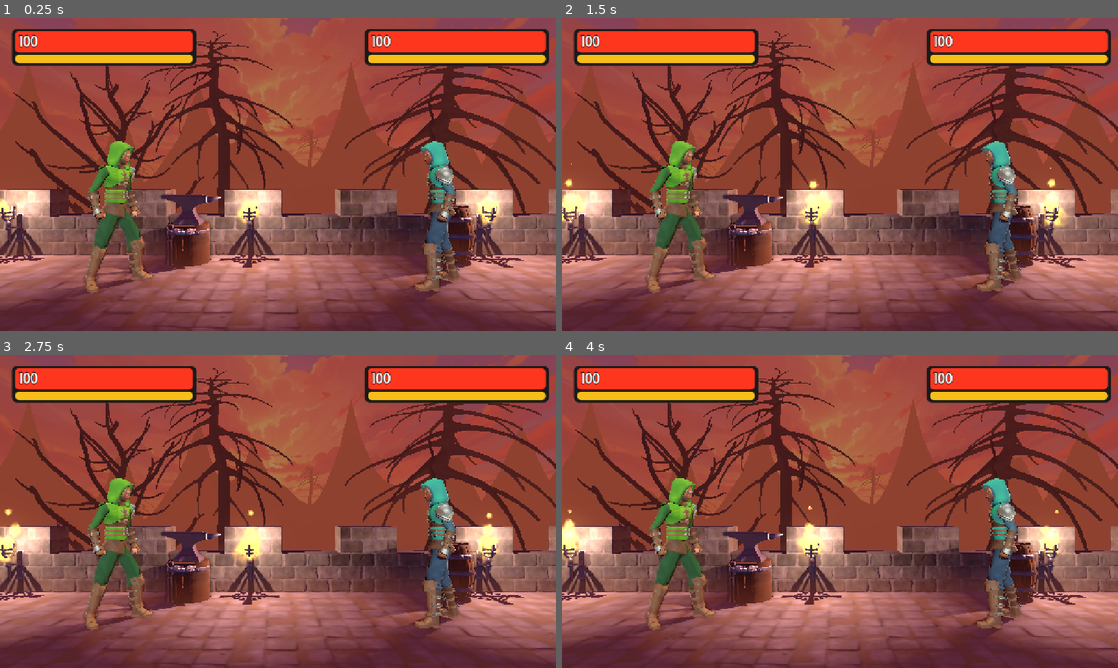
Above: before the commit, frames 1-4 (two rows, left to right).
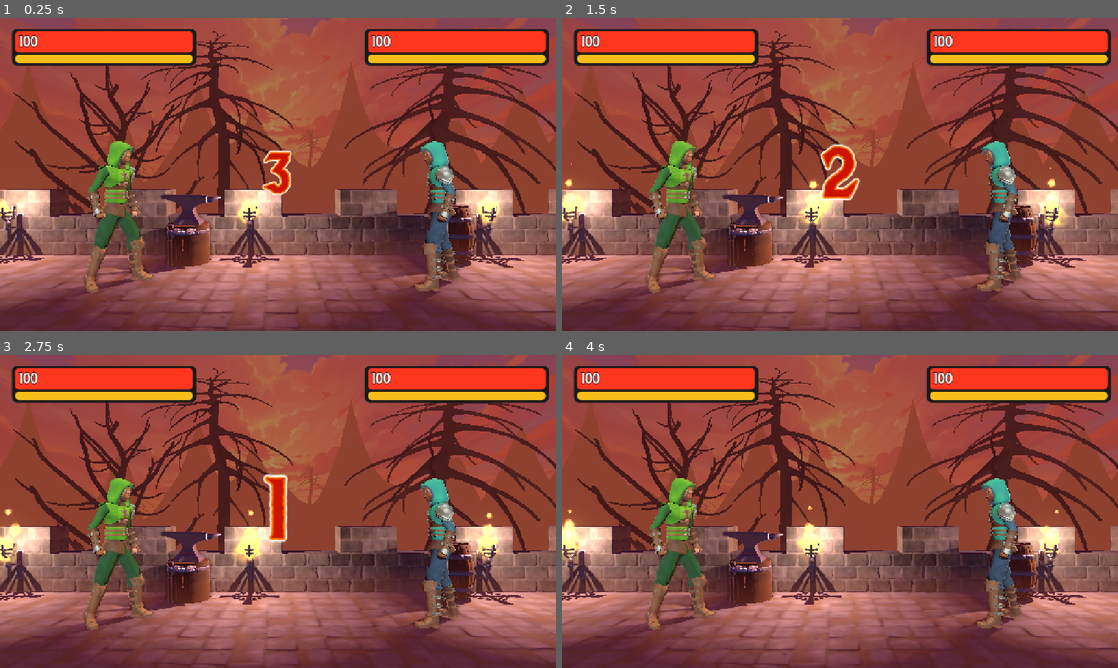
Above: after the commit, the same moments.

Repository: myles-rockland/fighting-game
Game: Godot game, scene res://Scenes/game.tscn
Same seed, same stepped clock (60 frames per second), same inputs: the game is played once before the commit and once after it.
Inputs:
- Up to frame 1 (0.25 s): no input
- Up to frame 2 (1.5 s): no input
- Up to frame 3 (2.75 s): no input
- Up to frame 4 (4 s): no input

The runs differ from the first frame. In frame 1, 0.5% of the frame differs, in the area x 47-53%, y 42-57%; in frame 2, 0.9%, in the area x 46-54%, y 40-59%; in frame 3, 0.7%; in frame 4, nothing differs.

Commit message:
Setup game states, fight countdown text

Diff:
--- a/Scenes/Fighters/fighter.tscn
+++ b/Scenes/Fighters/fighter.tscn
@@ -391,15 +391,15 @@
 [node name="Male_Ranger" parent="." unique_id=1571612708 instance=ExtResource("1_5ayxl")]
 
 [node name="GeneralSkeleton" parent="Male_Ranger/Armature" parent_id_path=PackedInt32Array(1571612708, 1171658553) index="0" unique_id=982620729]
-bones/1/position = Vector3(-0.00055205385, 0.9022475, -0.09004477)
-bones/1/rotation = Quaternion(-0.042761028, -0.115906894, -0.004994638, 0.9923267)
-bones/3/rotation = Quaternion(0.08572867, 0.00011086366, 0.00025752888, 0.9963186)
-bones/4/rotation = Quaternion(0.08572869, 0.00031508016, 0.00025096265, 0.99631846)
-bones/5/rotation = Quaternion(-0.085728765, -0.00021325053, -0.00026304237, 0.99631846)
-bones/6/rotation = Quaternion(0.05136392, 0.09532278, 0.011821441, 0.99405015)
-bones/7/rotation = Quaternion(0.49807197, 0.5229586, 0.529646, -0.44487503)
-bones/8/rotation = Quaternion(-0.028867105, 0.82300293, -0.56722, 0.009715472)
-bones/9/rotation = Quaternion(0.16126892, -0.67830664, 0.167141, 0.69710577)
+bones/1/position = Vector3(0.005195147, 0.90709245, -0.08929272)
+bones/1/rotation = Quaternion(-0.047036078, -0.11588431, -0.005493974, 0.99213326)
+bones/3/rotation = Quaternion(0.08714304, 0.00011117998, 0.0002566893, 0.99619585)
+bones/4/rotation = Quaternion(0.087142885, 0.00031627435, 0.0002501125, 0.9961958)
+bones/5/rotation = Quaternion(-0.08714301, -0.00021404345, -0.00026240296, 0.9961958)
+bones/6/rotation = Quaternion(0.07163018, 0.09557629, 0.009553963, 0.9927956)
+bones/7/rotation = Quaternion(0.4893195, 0.5259935, 0.5269552, -0.45410973)
+bones/8/rotation = Quaternion(-0.05644605, 0.81857276, -0.571539, 0.00978945)
+bones/9/rotation = Quaternion(0.18118124, -0.65680313, 0.17696883, 0.7102572)
 bones/10/rotation = Quaternion(0.09913024, 0.70686626, 0.0629003, 0.69753635)
 bones/11/rotation = Quaternion(0.6295969, -4.0978193e-08, -4.61936e-06, 0.77692205)
 bones/12/rotation = Quaternion(0.62334186, 2.9802322e-08, -4.261732e-06, 0.78194946)
@@ -417,9 +417,9 @@
 bones/28/rotation = Quaternion(0.18180694, 0.11012423, 0.060063303, 0.9753006)
 bones/29/rotation = Quaternion(0.5994299, 0.27396563, 0.19463211, 0.7264606)
 bones/30/scale = Vector3(1.0001454, 1.0004877, 1.0005833)
-bones/31/rotation = Quaternion(0.5501123, -0.4721025, -0.47672576, -0.49722064)
-bones/32/rotation = Quaternion(0.07879018, 0.8229394, -0.5625568, -0.009635652)
-bones/33/rotation = Quaternion(0.2903763, 0.54893523, -0.20734878, 0.75588244)
+bones/31/rotation = Quaternion(0.541525, -0.4740852, -0.47505927, -0.5062733)
+bones/32/rotation = Quaternion(0.093361504, 0.8253826, -0.5567194, -0.009535503)
+bones/33/rotation = Quaternion(0.29259813, 0.54126775, -0.20429403, 0.7613669)
 bones/34/rotation = Quaternion(0.12024976, -0.69903094, -0.056890074, 0.702609)
 bones/35/rotation = Quaternion(0.6295971, 3.7252903e-08, 4.172325e-06, 0.7769218)
 bones/36/rotation = Quaternion(0.62334144, 1.825392e-07, 4.470348e-06, 0.7819497)
@@ -441,13 +441,13 @@
 bones/52/rotation = Quaternion(0.18180703, -0.11012423, -0.060063303, 0.97530067)
 bones/53/rotation = Quaternion(0.5994302, -0.2739653, -0.19463223, 0.7264605)
 bones/54/scale = Vector3(1.0001454, 1.0004876, 1.0005835)
-bones/55/rotation = Quaternion(-0.0008294156, 0.14065823, 0.98293084, -0.11858152)
-bones/56/rotation = Quaternion(0.019443657, 0.9775029, -0.17857817, 0.11054424)
-bones/57/rotation = Quaternion(-0.09759746, 0.7195481, -0.6875057, 0.007822119)
+bones/55/rotation = Quaternion(-0.0007836757, 0.12287606, 0.986077, -0.11204052)
+bones/56/rotation = Quaternion(0.016895398, 0.9814806, -0.15418588, 0.112414666)
+bones/57/rotation = Quaternion(-0.094854526, 0.72748727, -0.679506, 0.0060400665)
 bones/58/rotation = Quaternion(4.664862e-08, 1, 5.9604645e-08, 2.7766912e-08)
-bones/60/rotation = Quaternion(0.0009128164, -0.08792978, 0.9875405, 0.1305046)
-bones/61/rotation = Quaternion(-0.046930797, 0.9249129, -0.12914324, -0.3544794)
-bones/62/rotation = Quaternion(0.1702672, 0.6258681, -0.7611131, 0.002295682)
+bones/60/rotation = Quaternion(0.0008252218, -0.1092212, 0.9869905, 0.11798229)
+bones/61/rotation = Quaternion(-0.03141608, 0.928583, -0.087828435, -0.35921144)
+bones/62/rotation = Quaternion(0.17174338, 0.6440151, -0.74548256, -0.0021443071)
 bones/63/rotation = Quaternion(-6.703263e-08, 1, 8.940697e-08, 2.1454163e-09)
 
 [node name="Male_Ranger_Acc_Pauldron" parent="Male_Ranger/Armature/GeneralSkeleton" index="0" unique_id=838460122]
@@ -493,7 +493,7 @@
 skeleton = NodePath("..")
 
 [node name="LeftHand" type="BoneAttachment3D" parent="Male_Ranger/Armature/GeneralSkeleton" index="12" unique_id=1744838263]
-transform = Transform3D(0.45657542, 0.032061093, -0.88910687, -0.4175679, -0.87471974, -0.24597223, -0.78560555, 0.48356727, -0.38598788, 0.31366256, 0.95109254, 0.021555033)
+transform = Transform3D(0.47595927, 0.030342482, -0.8789437, -0.4014722, -0.8817001, -0.24784012, -0.78248495, 0.47083318, -0.4074718, 0.3274559, 0.964857, 0.005824715)
 bone_name = "LeftHand"
 bone_idx = 10
 
@@ -505,7 +505,7 @@
 debug_color = Color(0.98843485, 0.10650497, 0, 0.41960785)
 
 [node name="RightHand" type="BoneAttachment3D" parent="Male_Ranger/Armature/GeneralSkeleton" index="13" unique_id=1894716002]
-transform = Transform3D(0.06572585, -0.1450914, 0.98723286, 0.5373985, -0.82848334, -0.1575383, 0.84076357, 0.54089177, 0.023519162, -0.27893794, 0.973858, -0.16387346)
+transform = Transform3D(0.0773028, -0.1585024, 0.98432785, 0.49945226, -0.84831214, -0.17582425, 0.8628858, 0.50521636, 0.013587377, -0.28137916, 0.9870497, -0.18463333)
 bone_name = "RightHand"
 bone_idx = 34
 
@@ -517,7 +517,7 @@
 debug_color = Color(0.98843485, 0.10650497, 0, 0.41960785)
 
 [node name="Chest" type="BoneAttachment3D" parent="Male_Ranger/Armature/GeneralSkeleton" index="14" unique_id=1901246565]
-transform = Transform3D(0.97313225, -0.020170065, -0.2293616, 0.00051496224, 0.99634373, -0.08543362, 0.23024619, 0.08302012, 0.9695847, -0.006786616, 1.1341342, -0.06372051)
+transform = Transform3D(0.9731332, -0.018841043, -0.22947039, 0.0005116765, 0.9968207, -0.0796757, 0.23024201, 0.077417664, 0.97004896, -0.0005786882, 1.1392037, -0.06491381)
 bone_name = "Chest"
 bone_idx = 3
 
@@ -531,7 +531,7 @@
 debug_color = Color(8.663535e-07, 0.70612025, 0.6703208, 1)
 
 [node name="Head" type="BoneAttachment3D" parent="Male_Ranger/Armature/GeneralSkeleton" index="15" unique_id=435293510]
-transform = Transform3D(0.99770105, -0.057311483, -0.036164597, 0.04977578, 0.98188424, -0.18282741, 0.045987517, 0.18060705, 0.9824797, -0.019009653, 1.5584426, -0.013532154)
+transform = Transform3D(0.99780405, -0.056801584, -0.034066558, 0.04808188, 0.9749293, -0.21725795, 0.045553073, 0.21514295, 0.9755195, -0.012375728, 1.5637872, -0.016517442)
 bone_name = "Head"
 bone_idx = 6
 
--- a/Scenes/game.tscn
+++ b/Scenes/game.tscn
@@ -2,6 +2,8 @@
 
 [ext_resource type="PackedScene" uid="uid://d1gy73bki3yjm" path="res://Scenes/Fighters/fighter.tscn" id="1_ebmjs"]
 [ext_resource type="Script" uid="uid://bg7xabk5qj621" path="res://Scripts/Camera/camera_controller.gd" id="1_nb51f"]
+[ext_resource type="Script" uid="uid://bh38h7f8wpbp1" path="res://Scripts/Managers/game_manager.gd" id="1_nnt18"]
+[ext_resource type="FontFile" uid="uid://bxx08scfu6nvs" path="res://Fonts/MetalMania-Regular.ttf" id="2_ewbju"]
 [ext_resource type="Texture2D" uid="uid://yrue5dottpwe" path="res://Textures/Skybox/SkyboxTexture.png" id="2_wrm1d"]
 [ext_resource type="PackedScene" uid="uid://dtlsh06pm7wji" path="res://Models/Castle/CastleWall.glb" id="3_3dryh"]
 [ext_resource type="Material" uid="uid://dmwwu5y8jsxpb" path="res://Models/Castle/castle_ground.tres" id="4_wowpa"]
@@ -15,6 +17,111 @@
 [ext_resource type="PackedScene" uid="uid://bvsqlg75hjjh7" path="res://Models/Props/Anvil_Log.gltf" id="12_1phco"]
 [ext_resource type="PackedScene" uid="uid://b0m472m67jm1n" path="res://Models/Props/Crate_Wooden.gltf" id="12_rku1e"]
 [ext_resource type="PackedScene" uid="uid://cyntcx0uhl44l" path="res://Models/Props/Barrel.gltf" id="13_nb51f"]
+
+[sub_resource type="LabelSettings" id="LabelSettings_nnt18"]
+font = ExtResource("2_ewbju")
+font_size = 150
+font_color = Color(0.8, 0.078431375, 0, 1)
+stacked_outline_count = 2
+stacked_outline_0/size = 14
+stacked_outline_0/color = Color(1, 0.49019608, 0, 1)
+stacked_outline_1/size = 10
+stacked_outline_1/color = Color(1, 1, 1, 1)
+
+[sub_resource type="LabelSettings" id="LabelSettings_ewbju"]
+font = ExtResource("2_ewbju")
+font_size = 92
+font_color = Color(0.8, 0.078431375, 0, 1)
+stacked_outline_count = 2
+stacked_outline_0/size = 14
+stacked_outline_0/color = Color(1, 0.49019608, 0, 1)
+stacked_outline_1/size = 10
+stacked_outline_1/color = Color(1, 1, 1, 1)
+
+[sub_resource type="Animation" id="Animation_ewbju"]
+length = 0.001
+tracks/0/type = "value"
+tracks/0/imported = false
+tracks/0/enabled = true
+tracks/0/path = NodePath("CountdownText:text")
+tracks/0/interp = 1
+tracks/0/loop_wrap = true
+tracks/0/keys = {
+"times": PackedFloat32Array(0),
+"transitions": PackedFloat32Array(1),
+"update": 1,
+"values": ["FIGHT"]
+}
+tracks/1/type = "value"
+tracks/1/imported = false
+tracks/1/enabled = true
+tracks/1/path = NodePath("CountdownText:scale")
+tracks/1/interp = 1
+tracks/1/loop_wrap = true
+tracks/1/keys = {
+"times": PackedFloat32Array(0),
+"transitions": PackedFloat32Array(1),
+"update": 0,
+"values": [Vector2(1, 1)]
+}
+tracks/2/type = "value"
+tracks/2/imported = false
+tracks/2/enabled = true
+tracks/2/path = NodePath("CountdownText:modulate")
+tracks/2/interp = 1
+tracks/2/loop_wrap = true
+tracks/2/keys = {
+"times": PackedFloat32Array(0),
+"transitions": PackedFloat32Array(1),
+"update": 0,
+"values": [Color(1, 1, 1, 1)]
+}
+
+[sub_resource type="Animation" id="Animation_85qyi"]
+resource_name = "countdown"
+length = 4.0
+tracks/0/type = "value"
+tracks/0/imported = false
+tracks/0/enabled = true
+tracks/0/path = NodePath("CountdownText:text")
+tracks/0/interp = 1
+tracks/0/loop_wrap = true
+tracks/0/keys = {
+"times": PackedFloat32Array(0, 1, 2, 3),
+"transitions": PackedFloat32Array(1, 1, 1, 1),
+"update": 1,
+"values": ["3", "2", "1", "FIGHT"]
+}
+tracks/1/type = "value"
+tracks/1/imported = false
+tracks/1/enabled = true
+tracks/1/path = NodePath("CountdownText:scale")
+tracks/1/interp = 1
+tracks/1/loop_wrap = true
+tracks/1/keys = {
+"times": PackedFloat32Array(0, 3.9666667),
+"transitions": PackedFloat32Array(1, 1),
+"update": 0,
+"values": [Vector2(0.8, 0.8), Vector2(1.5, 1.5)]
+}
+tracks/2/type = "value"
+tracks/2/imported = false
+tracks/2/enabled = true
+tracks/2/path = NodePath("CountdownText:modulate")
+tracks/2/interp = 1
+tracks/2/loop_wrap = true
+tracks/2/keys = {
+"times": PackedFloat32Array(3, 3.9666667),
+"transitions": PackedFloat32Array(1, 1),
+"update": 0,
+"values": [Color(1, 1, 1, 1), Color(1, 1, 1, 0)]
+}
+
+[sub_resource type="AnimationLibrary" id="AnimationLibrary_iivbl"]
+_data = {
+&"RESET": SubResource("Animation_ewbju"),
+&"countdown": SubResource("Animation_85qyi")
+}
 
 [sub_resource type="Curve" id="Curve_nb51f"]
 _limits = [4.0, 6.0, 2.0, 10.0]
@@ -60,6 +167,59 @@
 
 [node name="Root" type="Node3D" unique_id=1886236395]
 
+[node name="GameManager" type="Node" parent="." unique_id=877141604]
+script = ExtResource("1_nnt18")
+metadata/_custom_type_script = "uid://bh38h7f8wpbp1"
+
+[node name="CountdownCanvasLayer" type="CanvasLayer" parent="GameManager" unique_id=1618181335]
+
+[node name="CountdownText" type="Label" parent="GameManager/CountdownCanvasLayer" unique_id=295977590]
+anchors_preset = 8
+anchor_left = 0.5
+anchor_top = 0.5
+anchor_right = 0.5
+anchor_bottom = 0.5
+offset_left = -300.0
+offset_top = -100.0
+offset_right = 300.0
+offset_bottom = 100.0
+grow_horizontal = 2
+grow_vertical = 2
+pivot_offset = Vector2(300, 100)
+text = "FIGHT"
+label_settings = SubResource("LabelSettings_nnt18")
+horizontal_alignment = 1
+vertical_alignment = 1
+
+[node name="EndGameText" type="Label" parent="GameManager/CountdownCanvasLayer" unique_id=477928083]
+visible = false
+anchors_preset = 8
+anchor_left = 0.5
+anchor_top = 0.5
+anchor_right = 0.5
+anchor_bottom = 0.5
+offset_left = -300.0
+offset_top = -225.0
+offset_right = 300.0
+offset_bottom = -25.0
+grow_horizontal = 2
+grow_vertical = 2
+scale = Vector2(0.8, 0.8)
+pivot_offset = Vector2(300, 100)
+text = "Player 1 Wins"
+label_settings = SubResource("LabelSettings_ewbju")
+horizontal_alignment = 1
+vertical_alignment = 1
+
+[node name="CountdownAnimation" type="AnimationPlayer" parent="GameManager/CountdownCanvasLayer" unique_id=2031879359]
+libraries/ = SubResource("AnimationLibrary_iivbl")
+
+[node name="CountdownTimer" type="Timer" parent="GameManager" unique_id=8355134]
+wait_time = 3.0
+
+[node name="EndGameTimer" type="Timer" parent="GameManager" unique_id=163433056]
+wait_time = 3.0
+
 [node name="Camera3D" type="Camera3D" parent="." unique_id=831530007 node_paths=PackedStringArray("target_a", "target_b")]
 transform = Transform3D(1, 0, 0, 0, 1, 0, 0, 0, 1, 0, 1.4049938, 4.0821447)
 fov = 50.0
@@ -219,6 +379,9 @@
 [node name="Crate_Wooden5" parent="Environment/Props/Barrier2" unique_id=1113478234 instance=ExtResource("12_rku1e")]
 transform = Transform3D(1, 0, 0, 0, 1, 0, 0, 0, 1, -0.35619113, 0.93263555, -0.5541576)
 
+[connection signal="timeout" from="GameManager/CountdownTimer" to="GameManager" method="_on_countdown_timer_timeout"]
+[connection signal="timeout" from="GameManager/EndGameTimer" to="GameManager" method="_on_end_game_timer_timeout"]
+
 [editable path="Environment/CastleWall"]
 [editable path="Environment/Background/Mountains"]
 [editable path="Environment/Background/Mountains2"]
--- a/Scripts/Fighter/fighter.gd
+++ b/Scripts/Fighter/fighter.gd
@@ -18,6 +18,7 @@
 var drag : float = 0.8
 var is_defeated : bool = false
 var is_invulnerable : bool = false
+var can_control : bool = false
 
 func _ready():
 	for child in find_children("*", "HitReceiver", true, false):
@@ -26,7 +27,12 @@
 	for child in find_children("*", "HitSender", true, false):
 		child.initialise(self)
 
+	GlobalEvents.game_state_changed.connect(_on_game_state_changed)
+
 func _physics_process(delta: float):
+	if not can_control:
+		return
+
 	# Get input packet
 	var input_packet : InputPacket = input_handler.get_input_packet()
 
@@ -78,3 +84,7 @@
 	is_defeated = true
 	state_machine.change_state("Defeated")
 	GlobalEvents.fighter_defeated.emit(self)
+
+func _on_game_state_changed(game_state : GameManager.GameState):
+	if game_state == GameManager.GameState.PLAYING:
+		can_control = true
--- a/Scripts/Globals/global_events.gd
+++ b/Scripts/Globals/global_events.gd
@@ -2,3 +2,4 @@
 
 signal fighter_damaged(fighter : Fighter)
 signal fighter_defeated(fighter : Fighter)
+signal game_state_changed(game_state : GameManager.GameState)
--- /dev/null
+++ b/Scripts/Managers/game_manager.gd
@@ -0,0 +1,52 @@
+class_name GameManager
+extends Node
+
+enum GameState
+{
+	LOADING,
+	COUNTDOWN,
+	PLAYING,
+	ENDED,
+}
+
+@onready var countdown_animation : AnimationPlayer = $CountdownCanvasLayer/CountdownAnimation
+@onready var countdown_timer : Timer = $CountdownTimer
+
+@onready var end_game_text : Label = $CountdownCanvasLayer/EndGameText
+@onready var end_game_timer : Timer = $EndGameTimer
+
+var current_game_state : GameState
+
+func _ready():
+	GlobalEvents.fighter_defeated.connect(_on_fighter_defeated)
+
+	_change_game_state(GameState.COUNTDOWN)
+
+func _change_game_state(game_state : GameState):
+	current_game_state = game_state
+
+	if game_state == GameState.COUNTDOWN:
+		countdown_animation.play("countdown")
+		countdown_timer.start()
+	elif game_state == GameState.ENDED:
+		end_game_timer.start()
+
+	GlobalEvents.game_state_changed.emit(current_game_state)
+
+func _on_fighter_defeated(fighter : Fighter):
+	_change_game_state(GameState.ENDED)
+
+	end_game_text.visible = true
+
+	if fighter.player_id == 0:
+		end_game_text.text = "Player 2 Wins"
+	else:
+		end_game_text.text = "Player 1 Wins"
+
+
+func _on_countdown_timer_timeout() -> void:
+	_change_game_state(GameState.PLAYING)
+
+
+func _on_end_game_timer_timeout() -> void:
+	print("Go to menu")
Not shown, added: Scripts/Managers/game_manager.gd.uid
